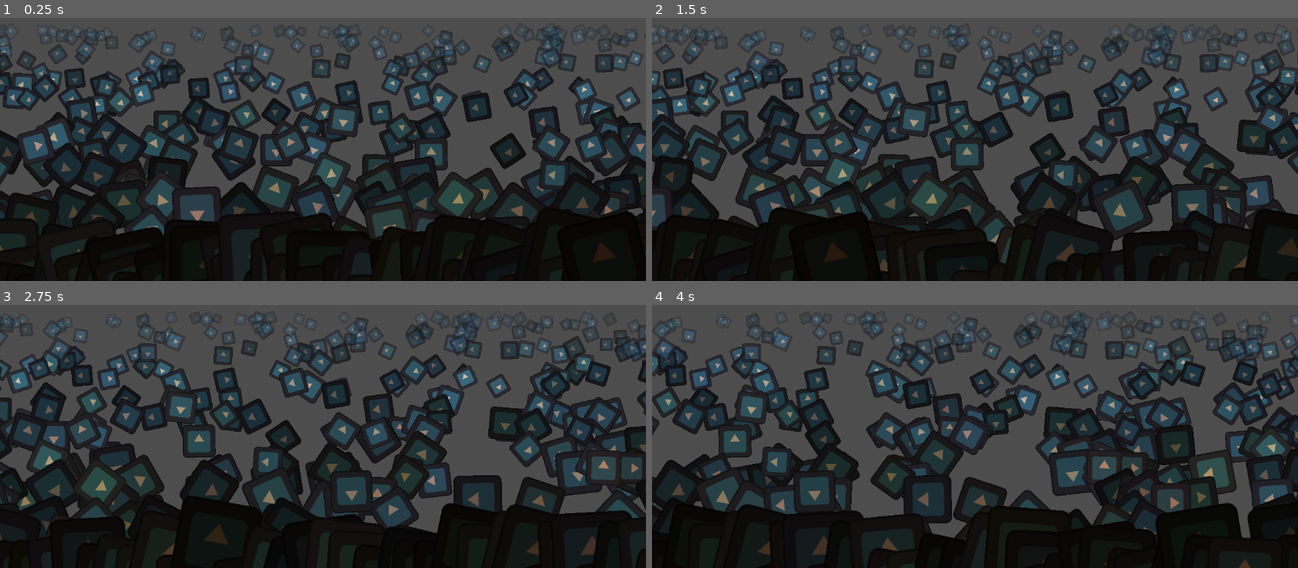
Above: before the commit, frames 1-4 (two rows, left to right).
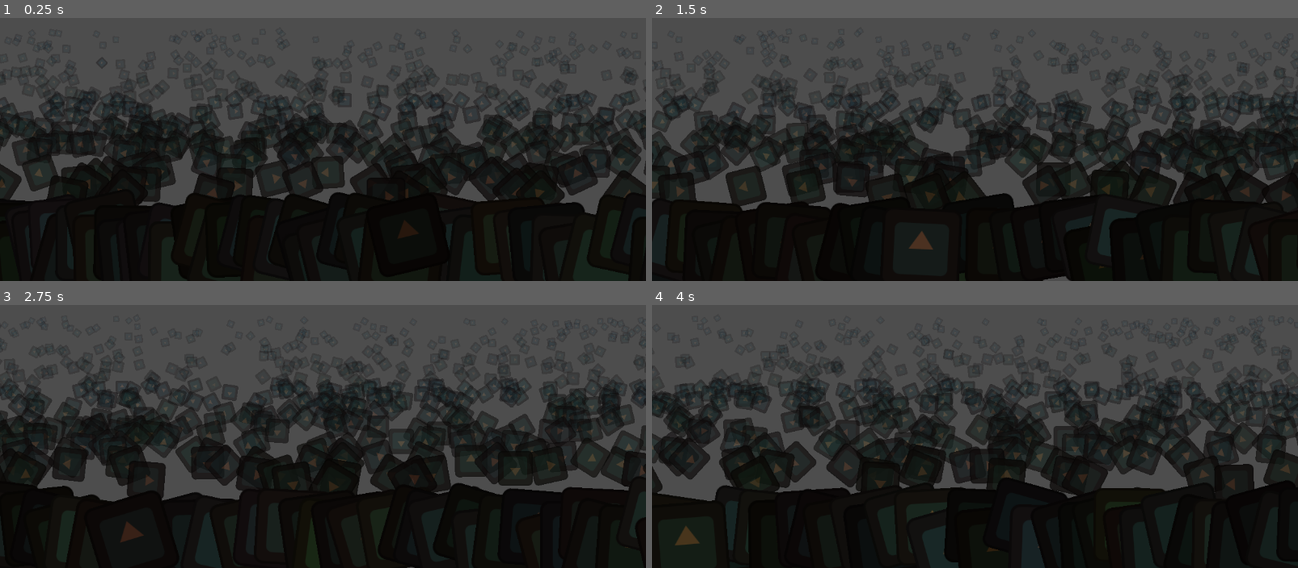
Above: after the commit, the same moments.

Repository: Syntinulls/Magnetide
Game: Godot game, scene res://_project/level/level.tscn
Same seed, same stepped clock (60 frames per second), same inputs: the game is played once before the commit and once after it. The engine's default icon, where the game draws it, is replaced by a stand-in: a white triangle on a blue panel in a dark square.
Inputs:
- Up to frame 1 (0.25 s): no input
- Up to frame 2 (1.5 s): no input
- Up to frame 3 (2.75 s): no input
- Up to frame 4 (4 s): no input

The runs differ from the first frame. In frame 1, 38% of the frame differs, in the area x 0-100%, y 2-100%; in frame 2, 37%; in frame 3, 40%; in frame 4, 42%.

Commit message:
add multi-band parallax background system with depth-based scaling, speed, and color variation, refactor trash stream to salvage spawner, and sync foreground Y positioning with level surface

Diff:
--- a/_project/level/level.gd
+++ b/_project/level/level.gd
@@ -2,6 +2,8 @@
 
 ## The speed at which the level scrolls (used by trash stream and foreground).
 @export var level_speed: float = 300.0
+## The Y position of the ocean surface level.
+@export var surface_y: float = 500.0
 
 
 func _ready() -> void:
--- a/_project/level/level.tscn
+++ b/_project/level/level.tscn
@@ -2,18 +2,20 @@
 
 [ext_resource type="Script" uid="uid://r5gdu025jw7n" path="res://_project/level/level.gd" id="1_script"]
 [ext_resource type="PackedScene" uid="uid://bxms6wtkrevjc" path="res://_project/level/parallax_background/trash_ocean_background.tscn" id="2_parallax"]
-[ext_resource type="PackedScene" uid="uid://bxms62cxu0ijc" path="res://_project/level/trash_stream/trash_stream.tscn" id="3_trash_stream"]
-[ext_resource type="PackedScene" path="res://_project/level/parallax_background/trash_ocean_foreground.tscn" id="4_foreground"]
+[ext_resource type="Script" uid="uid://cnyv0lr40ivep" path="res://_project/level/parallax_background/background_band.gd" id="3_ip1iq"]
+[ext_resource type="PackedScene" uid="uid://bxms62cxu0ijc" path="res://_project/level/salvage_spawner/salvage_spawner.tscn" id="3_salvage_spawner"]
+[ext_resource type="PackedScene" uid="uid://bxms6n6xvqvjc" path="res://_project/level/parallax_background/trash_ocean_foreground.tscn" id="4_foreground"]
+[ext_resource type="Resource" path="res://_project/level/parallax_background/bands/band_horizon.tres" id="4_rr5ri"]
+[ext_resource type="Resource" path="res://_project/level/parallax_background/bands/band_mid.tres" id="5_5p64y"]
+[ext_resource type="Resource" path="res://_project/level/parallax_background/bands/band_near.tres" id="6_rdxwa"]
 
 [node name="Level" type="Node2D" unique_id=843647019]
 script = ExtResource("1_script")
-level_speed = 600.0
+level_speed = 2000.0
 
 [node name="TrashOceanBackground" parent="." unique_id=538346253 instance=ExtResource("2_parallax")]
+bands = Array[ExtResource("3_ip1iq")]([ExtResource("4_rr5ri"), ExtResource("5_5p64y"), ExtResource("6_rdxwa")])
 
-[node name="TrashStream" parent="." unique_id=2088533275 instance=ExtResource("3_trash_stream")]
-spawn_interval_min = 5.0
-spawn_interval_max = 10.0
+[node name="SalvageSpawner" parent="." unique_id=2088533275 instance=ExtResource("3_salvage_spawner")]
 
 [node name="TrashOceanForeground" parent="." unique_id=1830643006 instance=ExtResource("4_foreground")]
-surface_offset = 60.0
--- /dev/null
+++ b/_project/level/parallax_background/background_band.gd
@@ -0,0 +1,49 @@
+extends Resource
+class_name BackgroundBand
+
+@export_group("Coverage")
+## The Y position where this band starts (top of band).
+@export var y_min: float = 200.0
+## The Y position where this band ends (bottom of band).
+@export var y_max: float = 400.0
+
+@export_group("Scale")
+## Minimum scale for sprites in this band.
+@export var scale_min: float = 0.2
+## Maximum scale for sprites in this band.
+@export var scale_max: float = 0.4
+
+@export_group("Appearance")
+## Alpha/opacity for sprites in this band (0.0 - 1.0).
+@export var alpha: float = 1.0
+## Minimum brown tint hue.
+@export var brown_hue_min: float = 0.05
+## Maximum brown tint hue.
+@export var brown_hue_max: float = 0.12
+## Minimum saturation for brown tints.
+@export var brown_sat_min: float = 0.3
+## Maximum saturation for brown tints.
+@export var brown_sat_max: float = 0.6
+## Minimum value/brightness for brown tints.
+@export var brown_val_min: float = 0.2
+## Maximum value/brightness for brown tints.
+@export var brown_val_max: float = 0.5
+
+@export_group("Speed")
+## Minimum speed multiplier at top of band (y_min).
+@export var speed_ratio_min: float = 0.3
+## Maximum speed multiplier at bottom of band (y_max).
+@export var speed_ratio_max: float = 0.5
+
+@export_group("Pool")
+## Number of sprites in this band's object pool.
+@export var sprite_count: int = 100
+## Maximum horizontal spacing between sprites when recycling.
+@export var max_spacing: float = 50.0
+
+
+func random_color() -> Color:
+	var h := randf_range(brown_hue_min, brown_hue_max)
+	var s := randf_range(brown_sat_min, brown_sat_max)
+	var v := randf_range(brown_val_min, brown_val_max)
+	return Color.from_hsv(h, s, v, alpha)
--- /dev/null
+++ b/_project/level/parallax_background/bands/band_horizon.tres
@@ -0,0 +1,21 @@
+[gd_resource type="Resource" script_class="BackgroundBand" load_steps=2 format=3]
+
+[ext_resource type="Script" path="res://_project/level/parallax_background/background_band.gd" id="1_script"]
+
+[resource]
+script = ExtResource("1_script")
+y_min = 200.0
+y_max = 320.0
+scale_min = 0.08
+scale_max = 0.18
+alpha = 0.3
+brown_hue_min = 0.05
+brown_hue_max = 0.12
+brown_sat_min = 0.2
+brown_sat_max = 0.4
+brown_val_min = 0.3
+brown_val_max = 0.5
+speed_ratio_min = 0.05
+speed_ratio_max = 0.15
+sprite_count = 300
+max_spacing = 10.0
--- /dev/null
+++ b/_project/level/parallax_background/bands/band_mid.tres
@@ -0,0 +1,21 @@
+[gd_resource type="Resource" script_class="BackgroundBand" load_steps=2 format=3]
+
+[ext_resource type="Script" path="res://_project/level/parallax_background/background_band.gd" id="1_script"]
+
+[resource]
+script = ExtResource("1_script")
+y_min = 320.0
+y_max = 420.0
+scale_min = 0.18
+scale_max = 0.35
+alpha = 0.6
+brown_hue_min = 0.05
+brown_hue_max = 0.12
+brown_sat_min = 0.3
+brown_sat_max = 0.5
+brown_val_min = 0.25
+brown_val_max = 0.4
+speed_ratio_min = 0.15
+speed_ratio_max = 0.4
+sprite_count = 250
+max_spacing = 15.0
--- /dev/null
+++ b/_project/level/parallax_background/bands/band_near.tres
@@ -0,0 +1,21 @@
+[gd_resource type="Resource" script_class="BackgroundBand" load_steps=2 format=3]
+
+[ext_resource type="Script" path="res://_project/level/parallax_background/background_band.gd" id="1_script"]
+
+[resource]
+script = ExtResource("1_script")
+y_min = 420.0
+y_max = 500.0
+scale_min = 0.35
+scale_max = 0.55
+alpha = 0.85
+brown_hue_min = 0.05
+brown_hue_max = 0.12
+brown_sat_min = 0.4
+brown_sat_max = 0.6
+brown_val_min = 0.2
+brown_val_max = 0.35
+speed_ratio_min = 0.4
+speed_ratio_max = 0.75
+sprite_count = 80
+max_spacing = 70.0
--- a/_project/level/parallax_background/trash_ocean_background.gd
+++ b/_project/level/parallax_background/trash_ocean_background.gd
@@ -1,129 +1,127 @@
 extends Node2D
 class_name TrashOceanBackground
 
-@export_group("Layer Settings")
-## Total number of background sprites.
-@export var sprite_count: int = 400
+@export_group("Bands")
+## List of background bands to render (ordered back to front).
+@export var bands: Array[BackgroundBand] = []
 
 @export_group("Positioning")
-## The Y position of the horizon line (top of the trash ocean).
-@export var horizon_y: float = 200.0
-## The Y position of the bottom of the visible trash ocean (extends below screen).
-@export var ocean_bottom_y: float = 700.0
 ## Extra horizontal padding beyond viewport.
 @export var ocean_padding: float = 200.0
 ## X position where objects are recycled (left of screen).
 @export var despawn_x: float = -150.0
-## Minimum speed ratio for objects at the horizon (0.0-1.0).
-@export var min_speed_ratio: float = 0.1
-
-@export_group("Appearance")
-## Minimum brown tint hue shift.
-@export var brown_hue_min: float = 0.05
-## Maximum brown tint hue shift.
-@export var brown_hue_max: float = 0.12
-## Minimum saturation for brown tints.
-@export var brown_sat_min: float = 0.3
-## Maximum saturation for brown tints.
-@export var brown_sat_max: float = 0.6
-## Minimum value/brightness for brown tints.
-@export var brown_val_min: float = 0.2
-## Maximum value/brightness for brown tints.
-@export var brown_val_max: float = 0.5
 
 var _icon_texture: Texture2D
 var _screen_width: float = 0.0
 var _level_speed: float = 150.0
-var _sprites: Array[Sprite2D] = []
-var _sprite_speeds: Array[float] = []
+var _band_sprites: Array[Array] = []
+var _band_speeds: Array[Array] = []
 
 
 func _ready() -> void:
+	y_sort_enabled = true
 	_icon_texture = preload("res://icon.svg")
 
 	var level := get_parent()
 	if level and "level_speed" in level:
 		_level_speed = level.level_speed
 
-	_generate_sprites()
+	_generate_bands()
 
 
-func _generate_sprites() -> void:
+func _generate_bands() -> void:
 	var viewport_size := get_viewport().get_visible_rect().size
 	_screen_width = viewport_size.x
 
-	for _i in range(sprite_count):
-		var sprite := Sprite2D.new()
-		sprite.texture = _icon_texture
+	for band_index in range(bands.size()):
+		var band := bands[band_index]
+		var sprites: Array[Sprite2D] = []
+		var speeds: Array[float] = []
 
-		var x := randf_range(-ocean_padding, _screen_width + ocean_padding)
-		var t := randf()
-		var y_ratio := t * t
-		var y := lerpf(horizon_y, ocean_bottom_y, y_ratio)
-		sprite.position = Vector2(x, y)
+		for _i in range(band.sprite_count):
+			var sprite := _create_band_sprite(band)
+			var speed := _calculate_speed(band, sprite.position.y)
+			sprites.append(sprite)
+			speeds.append(speed)
+			add_child(sprite)
 
-		var base_scale := lerpf(0.15, 0.8, y_ratio)
-		var s := base_scale * randf_range(0.8, 1.2)
-		sprite.scale = Vector2(s, s)
+		_band_sprites.append(sprites)
+		_band_speeds.append(speeds)
 
-		sprite.rotation = randf_range(0.0, TAU)
 
-		var color_depth := 1.0 - y_ratio
-		sprite.modulate = _random_brown_color(color_depth)
+func _create_band_sprite(band: BackgroundBand) -> Sprite2D:
+	var sprite := Sprite2D.new()
+	sprite.texture = _icon_texture
 
-		sprite.z_index = -10 + int(y_ratio * 10)
+	var x := randf_range(-ocean_padding, _screen_width + ocean_padding)
+	var y := randf_range(band.y_min, band.y_max)
+	sprite.position = Vector2(x, y)
 
-		var speed_ratio := lerpf(min_speed_ratio, 1.0, y_ratio * y_ratio)
-		var speed := _level_speed * speed_ratio
-		_sprite_speeds.append(speed)
+	_apply_y_based_properties(band, sprite, y)
 
-		_sprites.append(sprite)
-		add_child(sprite)
+	sprite.rotation = randf_range(0.0, TAU)
+
+	return sprite
 
 
 func _process(delta: float) -> void:
-	for i in range(_sprites.size()):
-		var sprite := _sprites[i]
-		var speed := _sprite_speeds[i]
-		sprite.position.x -= speed * delta
+	for band_index in range(_band_sprites.size()):
+		var sprites: Array = _band_sprites[band_index]
+		var speeds: Array = _band_speeds[band_index]
+		var band := bands[band_index]
 
-		if sprite.position.x < despawn_x:
-			_recycle_sprite(i)
+		for i in range(sprites.size()):
+			var sprite: Sprite2D = sprites[i]
+			var speed: float = speeds[i]
+			sprite.position.x -= speed * delta
+
+			if sprite.position.x < despawn_x:
+				_recycle_band_sprite(band, sprite, band_index, i)
 
 
-func _recycle_sprite(index: int) -> void:
-	var sprite := _sprites[index]
-
-	sprite.position.x = _screen_width + ocean_padding + randf_range(0.0, 100.0)
-
-	var t := randf()
-	var y_ratio := t * t
-	var y := lerpf(horizon_y, ocean_bottom_y, y_ratio)
+func _recycle_band_sprite(band: BackgroundBand, sprite: Sprite2D, band_index: int, sprite_index: int) -> void:
+	var y := randf_range(band.y_min, band.y_max)
 	sprite.position.y = y
 
-	var base_scale := lerpf(0.15, 0.8, y_ratio)
-	var s := base_scale * randf_range(0.8, 1.2)
-	sprite.scale = Vector2(s, s)
+	var y_tolerance := (band.y_max - band.y_min) * 0.1
+	var rightmost := _get_rightmost_x_near_y(band_index, y, y_tolerance)
+	sprite.position.x = rightmost + randf_range(band.max_spacing * 0.5, band.max_spacing)
+
+	_apply_y_based_properties(band, sprite, y)
+	_band_speeds[band_index][sprite_index] = _calculate_speed(band, y)
 
 	sprite.rotation = randf_range(0.0, TAU)
 
-	var color_depth := 1.0 - y_ratio
-	sprite.modulate = _random_brown_color(color_depth)
 
-	sprite.z_index = -10 + int(y_ratio * 10)
-
-	var speed_ratio := lerpf(min_speed_ratio, 1.0, y_ratio * y_ratio)
-	_sprite_speeds[index] = _level_speed * speed_ratio
+func _get_rightmost_x_near_y(band_index: int, target_y: float, tolerance: float) -> float:
+	var rightmost := _screen_width + ocean_padding
+	var sprites: Array = _band_sprites[band_index]
+	for sprite in sprites:
+		if absf(sprite.position.y - target_y) <= tolerance:
+			if sprite.position.x > rightmost:
+				rightmost = sprite.position.x
+	return rightmost
 
 
-func _random_brown_color(depth_ratio: float) -> Color:
-	var h := randf_range(brown_hue_min, brown_hue_max)
-	var s := randf_range(brown_sat_min, brown_sat_max)
-	var v := randf_range(brown_val_min, brown_val_max)
-	s = lerpf(s, s * 0.3, depth_ratio)
-	v = lerpf(v, minf(v * 1.8, 1.0), depth_ratio)
-	var a := 1.0
-	if depth_ratio > 0.8:
-		var fade_ratio := (depth_ratio - 0.8) / 0.2
-		a = lerpf(1.0, 0.3, fade_ratio)
-	return Color.from_hsv(h, s, v, a)
+func _calculate_speed(band: BackgroundBand, y: float) -> float:
+	var y_ratio := (y - band.y_min) / (band.y_max - band.y_min)
+	y_ratio = clampf(y_ratio, 0.0, 1.0)
+	var speed_ratio := lerpf(band.speed_ratio_min, band.speed_ratio_max, y_ratio)
+	return _level_speed * speed_ratio
+
+
+func _apply_y_based_properties(band: BackgroundBand, sprite: Sprite2D, y: float) -> void:
+	var y_ratio := (y - band.y_min) / (band.y_max - band.y_min)
+	y_ratio = clampf(y_ratio, 0.0, 1.0)
+
+	var jitter := randf_range(-0.1, 0.1)
+	var adjusted_ratio := clampf(y_ratio + jitter, 0.0, 1.0)
+
+	var s := lerpf(band.scale_min, band.scale_max, adjusted_ratio)
+	sprite.scale = Vector2(s, s)
+
+	var h := randf_range(band.brown_hue_min, band.brown_hue_max)
+	var sat := lerpf(band.brown_sat_min, band.brown_sat_max, adjusted_ratio)
+	var val := lerpf(band.brown_val_max, band.brown_val_min, adjusted_ratio)
+	var a := band.alpha * lerpf(0.7, 1.0, adjusted_ratio)
+	sprite.modulate = Color.from_hsv(h, sat, val, a)
--- a/_project/level/parallax_background/trash_ocean_foreground.gd
+++ b/_project/level/parallax_background/trash_ocean_foreground.gd
@@ -6,16 +6,14 @@
 @export var sprite_count: int = 60
 
 @export_group("Positioning")
-## The Y position of the ocean surface (foreground starts below this).
-@export var surface_y: float = 540.0
 ## Offset below surface_y where foreground sprites begin.
-@export var surface_offset: float = 20.0
+@export var surface_offset: float = 60.0
 ## The Y position where the foreground band ends (bottom, extends off screen).
-@export var foreground_y_max: float = 720.0
+@export var foreground_y_max: float = 620.0
 ## Extra horizontal padding beyond viewport.
 @export var padding: float = 100.0
 ## Maximum horizontal spacing between foreground sprites.
-@export var max_spacing: float = 50.0
+@export var max_spacing: float = 50
 
 @export_group("Scrolling")
 ## X position where objects are recycled (left of screen).
@@ -43,6 +41,7 @@
 var _container: Node2D
 var _screen_width: float = 0.0
 var _level_speed: float = 150.0
+var _surface_y: float = 500.0
 
 
 func _ready() -> void:
@@ -52,6 +51,8 @@
 	var level := get_parent()
 	if level and "level_speed" in level:
 		_level_speed = level.level_speed
+	if level and "surface_y" in level:
+		_surface_y = level.surface_y
 
 	_generate_foreground()
 
@@ -76,12 +77,14 @@
 	var sprite := Sprite2D.new()
 	sprite.texture = _icon_texture
 
-	var foreground_y_min := surface_y + surface_offset
-	var y := randf_range(foreground_y_min, foreground_y_max)
-	sprite.position = Vector2(x_pos, y)
-
 	var s := randf_range(scale_min, scale_max)
 	sprite.scale = Vector2(s, s)
+
+	var foreground_y_min := _surface_y + surface_offset
+	var scale_ratio := (s - scale_min) / (scale_max - scale_min)
+	var base_y := lerpf(foreground_y_min, foreground_y_max, scale_ratio)
+	var y := base_y + randf_range(-5.0, 5.0)
+	sprite.position = Vector2(x_pos, y)
 
 	sprite.rotation = randf_range(-0.3, 0.3)
 
@@ -112,11 +115,13 @@
 	var rightmost := _get_rightmost_x()
 	sprite.position.x = rightmost + randf_range(max_spacing * 0.5, max_spacing)
 
-	var foreground_y_min := surface_y + surface_offset
-	sprite.position.y = randf_range(foreground_y_min, foreground_y_max)
-
 	var s := randf_range(scale_min, scale_max)
 	sprite.scale = Vector2(s, s)
+
+	var foreground_y_min := _surface_y + surface_offset
+	var scale_ratio := (s - scale_min) / (scale_max - scale_min)
+	var base_y := lerpf(foreground_y_min, foreground_y_max, scale_ratio)
+	sprite.position.y = base_y + randf_range(-5.0, 5.0)
 
 	sprite.rotation = randf_range(-0.3, 0.3)
 
--- a/_project/level/trash_stream/trash_object.gd
+++ b/_project/level/salvage_spawner/salvage_pile.gd
@@ -1,5 +1,5 @@
 extends Node2D
-class_name TrashObject
+class_name SalvagePile
 
 enum Rarity { COMMON, RARE, EPIC, LEGENDARY }
 
--- a/_project/level/trash_stream/trash_object.tscn
+++ b/_project/level/salvage_spawner/salvage_pile.tscn
@@ -1,9 +1,9 @@
 [gd_scene load_steps=3 format=3 uid="uid://dtrashobject01"]
 
 [ext_resource type="Texture2D" uid="uid://ccb21grpmqp0u" path="res://icon.svg" id="1_icon"]
-[ext_resource type="Script" path="res://_project/level/trash_stream/trash_object.gd" id="2_script"]
+[ext_resource type="Script" path="res://_project/level/salvage_spawner/salvage_pile.gd" id="2_script"]
 
-[node name="TrashObject" type="Node2D"]
+[node name="SalvagePile" type="Node2D"]
 script = ExtResource("2_script")
 
 [node name="Sprite2D" type="Sprite2D" parent="."]
--- /dev/null
+++ b/_project/level/salvage_spawner/salvage_spawner.gd
@@ -0,0 +1,118 @@
+extends Node2D
+class_name SalvageSpawner
+
+@export_group("Spawn Area")
+## The horizontal position where salvage piles spawn (right side of screen).
+@export var spawn_x: float = 1200.0
+## The horizontal position where salvage piles are despawned (left side of screen).
+@export var despawn_x: float = -100.0
+## Maximum random Y offset from surface_y to give slight variation.
+@export var y_jitter: float = 10.0
+
+@export_group("Spawning")
+## Minimum time between spawns in seconds.
+@export var spawn_interval_min: float = 20.0
+## Maximum time between spawns in seconds.
+@export var spawn_interval_max: float = 30.0
+
+@export_group("Rarity Weights")
+## Spawn weight for Common rarity (green).
+@export var weight_common: float = 70.0
+## Spawn weight for Rare rarity (blue).
+@export var weight_rare: float = 20.0
+## Spawn weight for Epic rarity (purple).
+@export var weight_epic: float = 8.0
+## Spawn weight for Legendary rarity (yellow).
+@export var weight_legendary: float = 2.0
+
+@export_group("Salvage Properties")
+## Minimum uniform scale applied to salvage piles.
+@export var salvage_scale_min: float = 0.7
+## Maximum uniform scale applied to salvage piles.
+@export var salvage_scale_max: float = 1.1
+## Minimum rotation speed in radians per second applied to salvage piles.
+@export var salvage_rotation_speed_min: float = -1.5
+## Maximum rotation speed in radians per second applied to salvage piles.
+@export var salvage_rotation_speed_max: float = 1.5
+
+var _salvage_pile_scene: PackedScene
+var _spawn_timer: Timer
+var _current_pile: SalvagePile = null
+var _level_speed: float = 150.0
+var _surface_y: float = 500.0
+
+
+func _ready() -> void:
+	_salvage_pile_scene = preload("res://_project/level/salvage_spawner/salvage_pile.tscn")
+
+	var level := get_parent()
+	if level and "level_speed" in level:
+		_level_speed = level.level_speed
+	if level and "surface_y" in level:
+		_surface_y = level.surface_y
+
+	_spawn_timer = Timer.new()
+	_spawn_timer.one_shot = true
+	_spawn_timer.timeout.connect(_on_spawn_timer_timeout)
+	add_child(_spawn_timer)
+
+	_start_spawn_timer()
+
+
+func _process(_delta: float) -> void:
+	if _current_pile and _current_pile.is_active:
+		if _current_pile.global_position.x < despawn_x:
+			_on_pile_removed()
+
+
+func _start_spawn_timer() -> void:
+	var interval := randf_range(spawn_interval_min, spawn_interval_max)
+	_spawn_timer.start(interval)
+
+
+func _on_spawn_timer_timeout() -> void:
+	_spawn_salvage()
+
+
+func _on_pile_removed() -> void:
+	if _current_pile:
+		_current_pile.deactivate()
+		_current_pile.queue_free()
+		_current_pile = null
+	_start_spawn_timer()
+
+
+func on_pile_acquired() -> void:
+	_on_pile_removed()
+
+
+func _pick_rarity() -> SalvagePile.Rarity:
+	var total := weight_common + weight_rare + weight_epic + weight_legendary
+	var roll := randf() * total
+
+	if roll < weight_common:
+		return SalvagePile.Rarity.COMMON
+	roll -= weight_common
+
+	if roll < weight_rare:
+		return SalvagePile.Rarity.RARE
+	roll -= weight_rare
+
+	if roll < weight_epic:
+		return SalvagePile.Rarity.EPIC
+
+	return SalvagePile.Rarity.LEGENDARY
+
+
+func _spawn_salvage() -> void:
+	if _current_pile and _current_pile.is_active:
+		return
+
+	_current_pile = _salvage_pile_scene.instantiate() as SalvagePile
+	add_child(_current_pile)
+
+	var spawn_y := _surface_y + randf_range(-y_jitter, y_jitter)
+	var s := randf_range(salvage_scale_min, salvage_scale_max)
+	var rot := randf_range(0.0, TAU)
+
+	_current_pile.activate(_pick_rarity(), Vector2(spawn_x, spawn_y), _level_speed, s, rot)
--- /dev/null
+++ b/_project/level/salvage_spawner/salvage_spawner.tscn
@@ -0,0 +1,6 @@
+[gd_scene load_steps=2 format=3 uid="uid://dtrashstream01"]
+
+[ext_resource type="Script" path="res://_project/level/salvage_spawner/salvage_spawner.gd" id="1_script"]
+
+[node name="SalvageSpawner" type="Node2D"]
+script = ExtResource("1_script")
--- a/_project/level/trash_stream/trash_stream.tscn
+++ /dev/null
@@ -1,6 +0,0 @@
-[gd_scene load_steps=2 format=3 uid="uid://dtrashstream01"]
-
-[ext_resource type="Script" path="res://_project/level/trash_stream/trash_stream.gd" id="1_script"]
-
-[node name="TrashStream" type="Node2D"]
-script = ExtResource("1_script")
--- a/project.godot
+++ b/project.godot
@@ -11,9 +11,9 @@
 [application]
 
 config/name="Magnetide"
+run/main_scene="res://_project/level/level.tscn"
 config/features=PackedStringArray("4.6", "GL Compatibility")
 config/icon="res://icon.svg"
-run/main_scene="res://_project/level/level.tscn"
 
 [physics]
 
Not shown, added: _project/level/parallax_background/background_band.gd.uid
Not shown, added: _project/level/salvage_spawner/salvage_pile.gd.uid
Not shown, added: _project/level/salvage_spawner/salvage_spawner.gd.uid
Renamed: _project/level/trash_stream/trash_object.gd.uid -> _project/level/salvage_spawner/trash_object.gd.uid
Not shown, added: _project/level/salvage_spawner/trash_stream.gd.uid
Not shown, changed: _project/level/trash_stream/trash_stream.gd.uid
